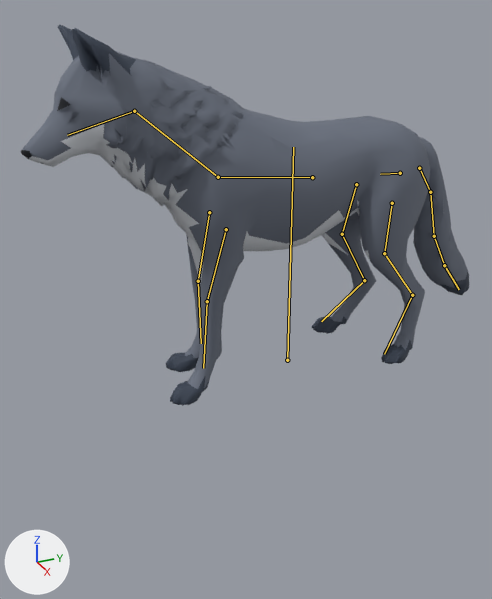
The glTF model packages/client/public/models/wolf.glb, before and after one commit.
Both versions are drawn from a camera (50 mm lens) standing at (2.65, -1.42, 1.65) and looking at (-0.2, -0.14, 0.23). Arrows for +X, +Y and +Z are at lower left; the lights stay in place. The picture after the commit comes second. Both versions are drawn at frame 25 of the action 'emote_backflip'; the numbers are the values there. The bones that change, and the others that lie on the model, are drawn over the model as lines.

Objects in the first picture: 'wolf'.
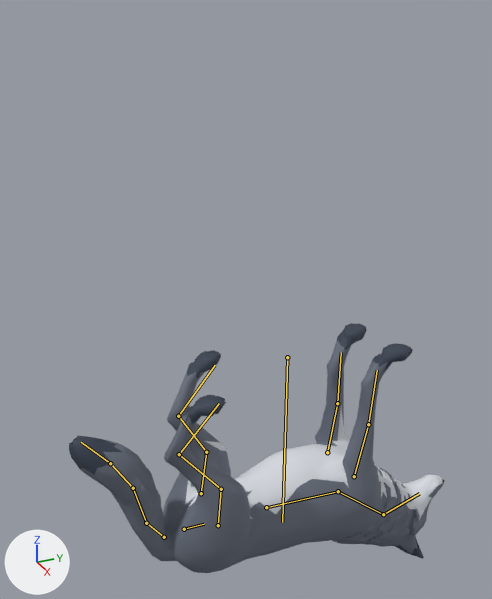
Changed parts and their boxes (x1, y1, x2, y2) in the pictures (492 x 599 px):
'wolf', posed (16% narrower, 34% shorter)
    before: (21, 25, 470, 406)
    after: (69, 323, 445, 573)
bone 'root', root to tip
    before: (287, 360) to (293, 147)
    after: (287, 357) to (282, 522)
bone 'frontupper.L', root to tip
    before: (209, 212) to (198, 281)
    after: (327, 452) to (337, 403)
bone 'frontlower.L', root to tip
    before: (198, 281) to (201, 343)
    after: (337, 403) to (341, 352)
bone 'frontupper.R', root to tip
    before: (226, 229) to (207, 301)
    after: (354, 476) to (368, 424)
bone 'frontlower.R', root to tip
    before: (207, 301) to (203, 368)
    after: (368, 424) to (377, 370)
bone 'backupper.L', root to tip
    before: (356, 184) to (342, 234)
    after: (201, 493) to (206, 452)
bone 'backlower.L', root to tip
    before: (342, 234) to (364, 280)
    after: (206, 452) to (178, 416)
bone 'backupper.R', root to tip
    before: (392, 203) to (384, 253)
    after: (218, 525) to (221, 489)
bone 'backlower.R', root to tip
    before: (384, 253) to (412, 295)
    after: (221, 489) to (179, 454)

The change in detail:
Bone 'root' (bone_root) moves from (0.0, -0.055, 0.0) to (0.0, -0.04, 0.0).
Bone 'root' (bone_root) turns from (0, 0, 0) to (180, 0, 0) degrees about its own x, y and z.
Bone 'frontupper.L' (bone_frontupper_l) turns from (11, 0, 0) to (7, 0, 0) degrees about its own x, y and z.
Bone 'frontlower.L' (bone_frontlower_l) turns from (-12, 0, 0) to (-8, 0, 0) degrees about its own x, y and z.
Bone 'frontupper.R' (bone_frontupper_r) turns from (11, 0, 0) to (7, 0, 0) degrees about its own x, y and z.
Bone 'frontlower.R' (bone_frontlower_r) turns from (-12, 0, 0) to (-8, 0, 0) degrees about its own x, y and z.
Bone 'backupper.L' (bone_backupper_l) turns from (11, 0, 0) to (7, 0, 0) degrees about its own x, y and z.
Bone 'backlower.L' (bone_backlower_l) turns from (-12, 0, 0) to (-8, 0, 0) degrees about its own x, y and z.
Bone 'backupper.R' (bone_backupper_r) turns from (11, 0, 0) to (7, 0, 0) degrees about its own x, y and z.
Bone 'backlower.R' (bone_backlower_r) turns from (-12, 0, 0) to (-8, 0, 0) degrees about its own x, y and z.
